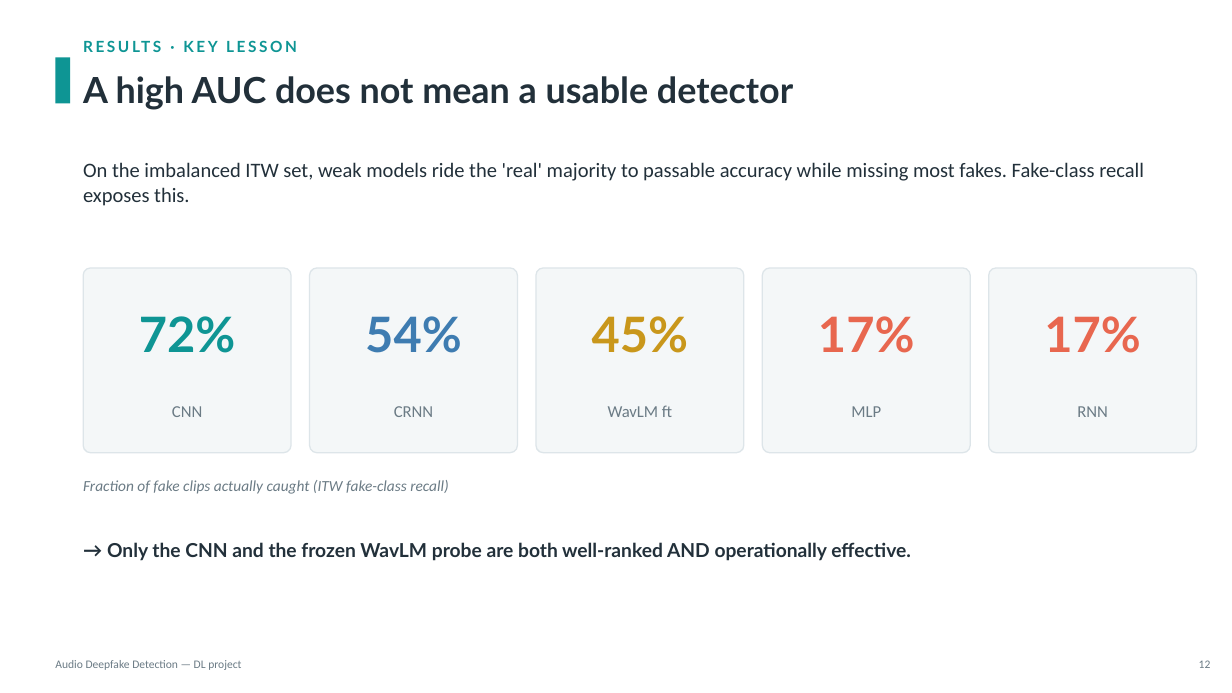
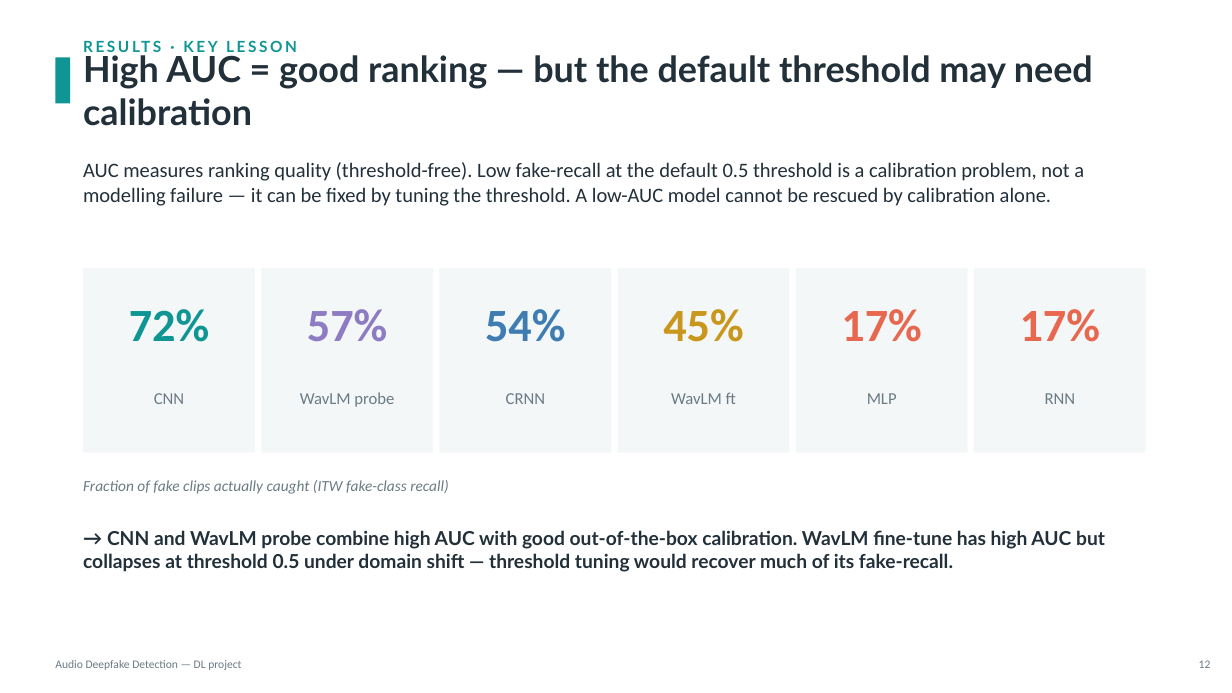
Before and after one commit to KonstaninosKaimakis/audio-deepfake-detection-DL, a slide deck: slide 13 of presentation.pptx (slide 12 before the commit). Drawn at 1232x693 pixels with LibreOffice and Linux fonts; fonts in the diff are those of the drawing. Boxes give left, top, right and bottom in pixels: in the first picture for what was removed or moved away, otherwise in the second. Text is boxed around its words. In the diff, an @@ line names an element or a change of style, - is before the commit and + after.

```diff
--- a/presentation.pptx
+++ b/presentation.pptx
@@ text at (x1=83, y1=51, x2=1093, y2=126): text changed @@
-A high AUC does not mean a usable detector
+High AUC = good ranking — but the default threshold may need calibration
@@ text at (x1=83, y1=162, x2=1084, y2=206): text changed @@
-On the imbalanced ITW set, weak models ride the 'real' majority to passable accuracy while missing most fakes. Fake-class recall exposes this.
+AUC measures ranking quality (threshold-free). Low fake-recall at the default 0.5 threshold is a calibration problem, not a modelling failure — it can be fixed by tuning the threshold. A low-AUC model cannot be rescued by calibration alone.
@@ rounded rectangle removed at (x1=83, y1=268, x2=291, y2=453) @@
@@ rectangle added at (x1=83, y1=268, x2=255, y2=453), fill #F4F7F8 @@
@@ rectangle added at (x1=262, y1=268, x2=433, y2=453), fill #F4F7F8 @@
@@ rounded rectangle removed at (x1=310, y1=268, x2=518, y2=453) @@
@@ rectangle added at (x1=440, y1=268, x2=612, y2=453), fill #F4F7F8 @@
@@ rounded rectangle removed at (x1=536, y1=268, x2=744, y2=453) @@
@@ rectangle added at (x1=617, y1=268, x2=789, y2=453), fill #F4F7F8 @@
@@ rounded rectangle removed at (x1=762, y1=268, x2=970, y2=453) @@
@@ rectangle added at (x1=796, y1=268, x2=968, y2=453), fill #F4F7F8 @@
@@ rectangle added at (x1=974, y1=268, x2=1146, y2=453), fill #F4F7F8 @@
@@ rounded rectangle removed at (x1=989, y1=268, x2=1197, y2=453) @@
@@ size 38 to 36 pt, font Lato to Calibri; vertical alignment middle to top in 5 elements at (x1=841, y1=309, x2=921, y2=342), (x1=129, y1=309, x2=209, y2=342), (x1=1020, y1=309, x2=1100, y2=342), (x1=663, y1=309, x2=743, y2=342), (x1=485, y1=309, x2=565, y2=342) @@
@@ text "54%" moved from (x1=365, y1=316, x2=462, y2=353) to (x1=485, y1=309, x2=565, y2=342) @@
@@ text "45%" moved from (x1=592, y1=316, x2=689, y2=353) to (x1=663, y1=309, x2=743, y2=342) @@
@@ text "17%" moved from (x1=818, y1=316, x2=915, y2=353) to (x1=841, y1=309, x2=921, y2=342) @@
@@ text "17%" moved from (x1=1044, y1=316, x2=1141, y2=353) to (x1=1020, y1=309, x2=1100, y2=342) @@
@@ text added at (x1=307, y1=309, x2=387, y2=342), 36 pt, text #8E7CC3, bold @@
+57%
@@ text "CNN" moved from (x1=172, y1=406, x2=202, y2=417) to (x1=154, y1=393, x2=184, y2=404) @@
@@ vertical alignment middle to top in 5 elements at (x1=867, y1=393, x2=897, y2=404), (x1=154, y1=393, x2=184, y2=404), (x1=1045, y1=393, x2=1076, y2=404), (x1=671, y1=392, x2=736, y2=404), (x1=506, y1=393, x2=545, y2=404) @@
@@ text "CRNN" moved from (x1=394, y1=406, x2=433, y2=417) to (x1=506, y1=393, x2=545, y2=404) @@
@@ text "WavLM ft" moved from (x1=608, y1=405, x2=672, y2=417) to (x1=671, y1=392, x2=736, y2=404) @@
@@ text "MLP" moved from (x1=851, y1=406, x2=881, y2=417) to (x1=867, y1=393, x2=897, y2=404) @@
@@ text "RNN" moved from (x1=1077, y1=406, x2=1108, y2=417) to (x1=1045, y1=393, x2=1076, y2=404) @@
@@ text added at (x1=300, y1=392, x2=394, y2=407), 13 pt, text #6B7B85 @@
+WavLM probe
@@ text at (x1=83, y1=530, x2=1105, y2=572): text changed @@
-→ Only the CNN and the frozen WavLM probe are both well-ranked AND operationally effective.
+→ CNN and WavLM probe combine high AUC with good out-of-the-box calibration. WavLM fine-tune has high AUC but collapses at threshold 0.5 under domain shift — threshold tuning would recover much of its fake-recall.
```
Also in this commit, not shown: 7 other slides changed, 1 slide added, 1 other file.
